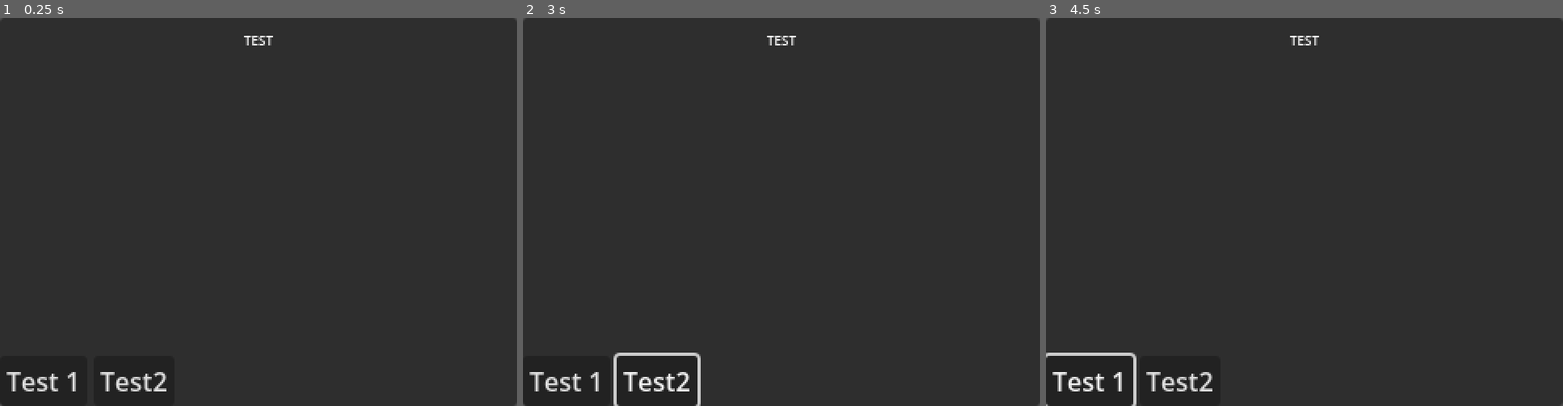
Above: before the commit, frames 1-3 (left to right).
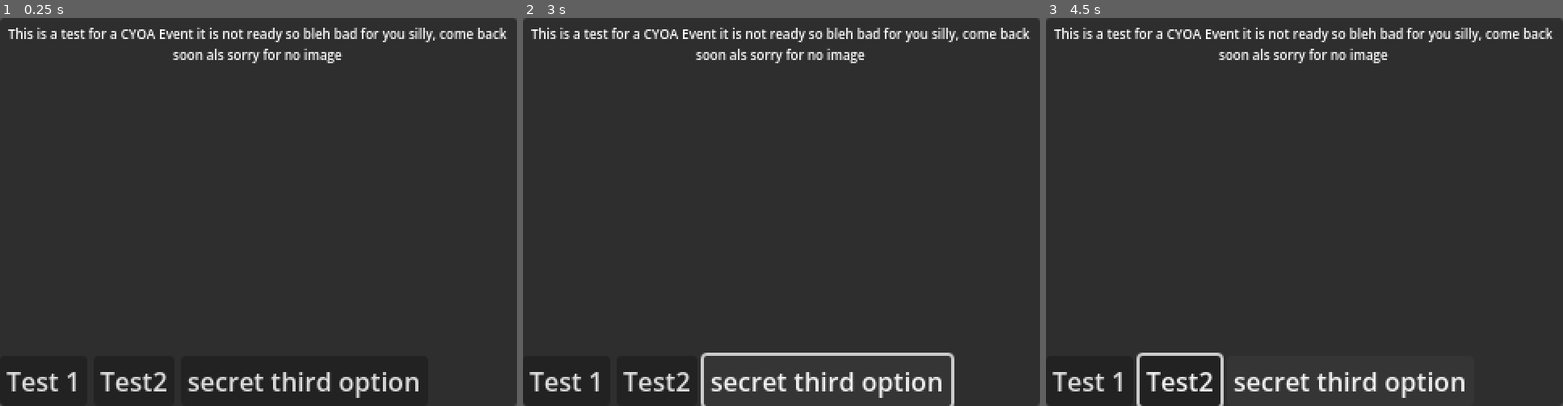
Above: after the commit, the same moments.

Repository: ravengalqueen/jenniffers-flesh
Game: Godot game, scene res://cyoa.tscn
Two runs of this game, one before a commit and one after it. Both use one fixed random seed, a clock stepped at 60 frames per second and the inputs below. This scene is started directly instead of the project's main scene. The engine's default icon, where the game draws it, is replaced by a stand-in: a white triangle on a blue panel in a dark square.
Inputs (mouse positions are in pixels of both pictures, inside the frame that each line leads up to):
- Up to frame 1 (0.25 s): no input
- Up to frame 2 (3 s): click "Test 1" at 0.5 s; click "Test2" at 1.25 s; click (828, 382) at 2 s, where only the run after the commit has a clickable "secret third option"; hold Up (ui_up) from 2.78 s (still down)
- Up to frame 3 (4.5 s): release Up (ui_up) at 4.28 s; hold Left (ui_left) from 4.28 s (still down)

The runs differ from the first frame. In frame 1, 2.7% of the frame differs, in the area x 1-99%, y 2-98%; in frame 2, 3.7%, in the area x 1-99%, y 2-100%; in frame 3, 3.4%.

Commit message:
Changes to camera movement, Basis for interaction and room management started

Diff:
--- a/events/cyoa_events.tres
+++ b/events/cyoa_events.tres
@@ -5,5 +5,5 @@
 [resource]
 resource_local_to_scene = true
 script = ExtResource("1_cfoau")
-description = "TEST"
-options = Array[String](["Test 1", "Test2"])
+description = "This is a test for a CYOA Event it is not ready so bleh bad for you silly, come back soon als sorry for no image"
+options = Array[String](["Test 1", "Test2", "secret third option"])
--- a/level.tscn
+++ b/level.tscn
@@ -40,3 +40,6 @@
 transform = Transform3D(0.8660254, -0.5, 0, 0.5, 0.8660254, 0, 0, 0, 1, 7, 0.5, -1)
 use_collision = true
 size = Vector3(4, 1, 13)
+
+[node name="Camera3D" type="Camera3D" parent="." unique_id=1775507340]
+transform = Transform3D(1, 0, 0, 0, 1, 0, 0, 0, 1, 0.24835634, 1.9322815, 8.0093355)
--- a/project.godot
+++ b/project.godot
@@ -16,6 +16,12 @@
 boot_splash/use_filter=false
 config/icon="res://icon.svg"
 
+[autoload]
+
+GameState="*uid://c4fn3dp85pqi0"
+RoomManager="*uid://dcbr16kkus6q8"
+Hud="*uid://cakft2gwm322x"
+
 [display]
 
 window/size/viewport_width=320
@@ -24,6 +30,18 @@
 window/stretch/mode="viewport"
 window/stretch/aspect="keep_width"
 window/stretch/scale_mode="integer"
+
+[global_group]
+
+player=""
+
+[input]
+
+interact={
+"deadzone": 0.2,
+"events": [Object(InputEventKey,"resource_local_to_scene":false,"resource_name":"","device":-1,"window_id":0,"alt_pressed":false,"shift_pressed":false,"ctrl_pressed":false,"meta_pressed":false,"pressed":false,"keycode":0,"physical_keycode":88,"key_label":0,"unicode":120,"location":0,"echo":false,"script":null)
+]
+}
 
 [physics]
 
